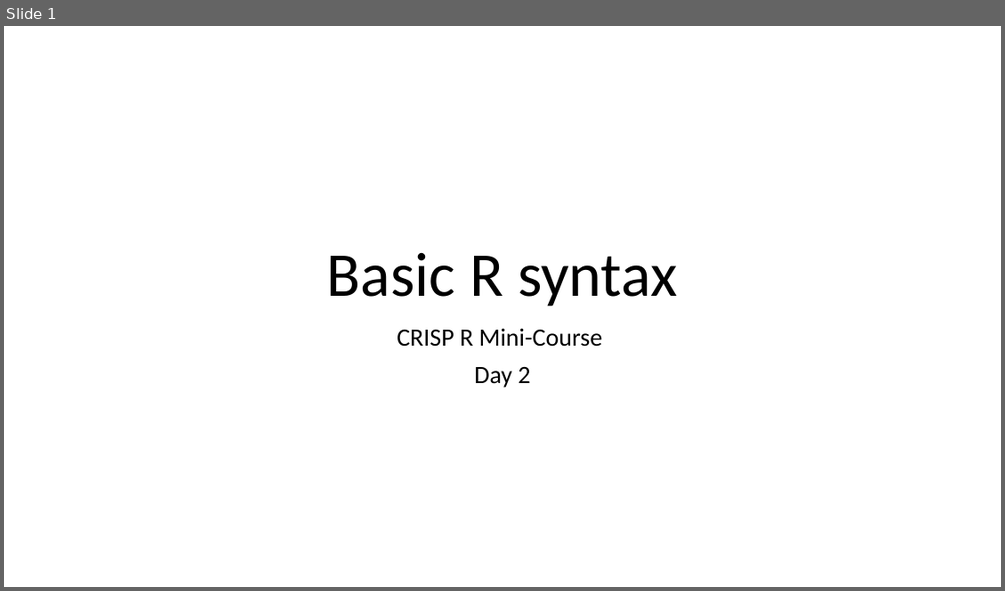
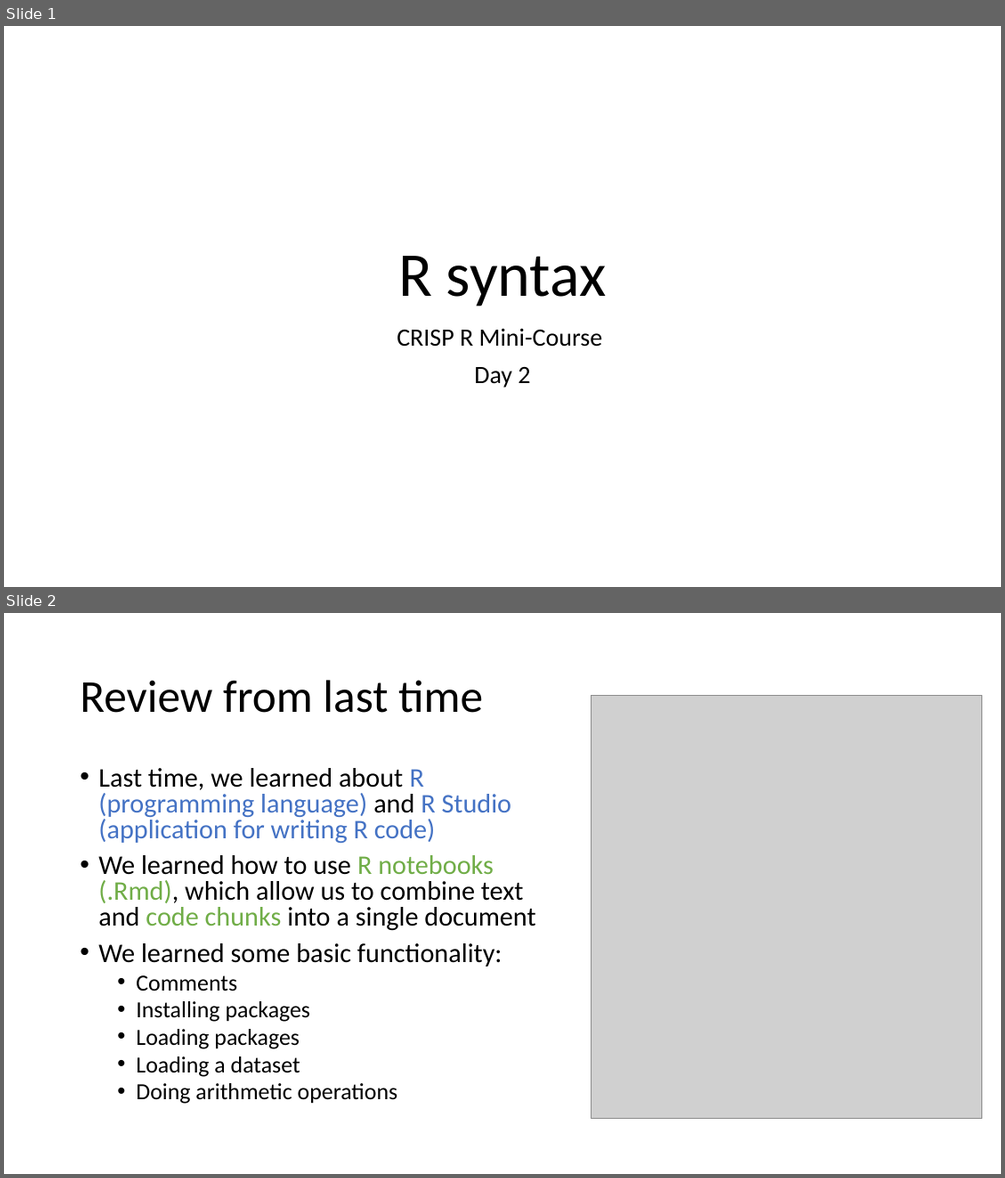
Before and after one commit to jpspeng/crisp_notes, a slide deck: powerpoints_2025/crisp_2025_R_day2.pptx. Shown one above the other, each under a label of ours: slide 1 before the commit, slides 1 and 2 after it. The pictures are 1005x591 and 1005x1178 pixels, drawn with LibreOffice and Linux fonts; fonts in the diff are those of the drawing; grey boxes stand for pictures. Boxes give left, top, right and bottom in pixels: in the first picture for what was removed or moved away, otherwise in the second. Text is boxed around its words. In the diff, an @@ line names an element or a change of style, - is before the commit and + after.

```diff
--- a/powerpoints_2025/crisp_2025_R_day2.pptx
+++ b/powerpoints_2025/crisp_2025_R_day2.pptx
@@ slide 2 added at (x1=4, y1=613, x2=1001, y2=1174), background #FFFFFF @@
@@ title added at (x1=80, y1=680, x2=483, y2=713), 44 pt, text #000000 @@
+Review from last time
@@ picture added at (x1=591, y1=695, x2=982, y2=1118) @@
@@ text added at (x1=98, y1=768, x2=535, y2=1103), 25.9 pt, text #000000 @@
+• Last time, we learned about R (programming language) and R Studio (application for writing R code)
+• We learned how to use R notebooks (.Rmd), which allow us to combine text and code chunks into a single document
+• We learned some basic functionality:
+  • Comments
+  • Installing packages
+  • Loading packages
+  • Loading a dataset
+  • Doing arithmetic operations
@@ slide 1 changed as well @@
@@ title at (x1=398, y1=256, x2=607, y2=306): text changed @@
-Basic R syntax
+R syntax
```
Also in this commit, not shown: 1 other slide changed, 3 other slides added, 1 slide removed, 2 other files.
